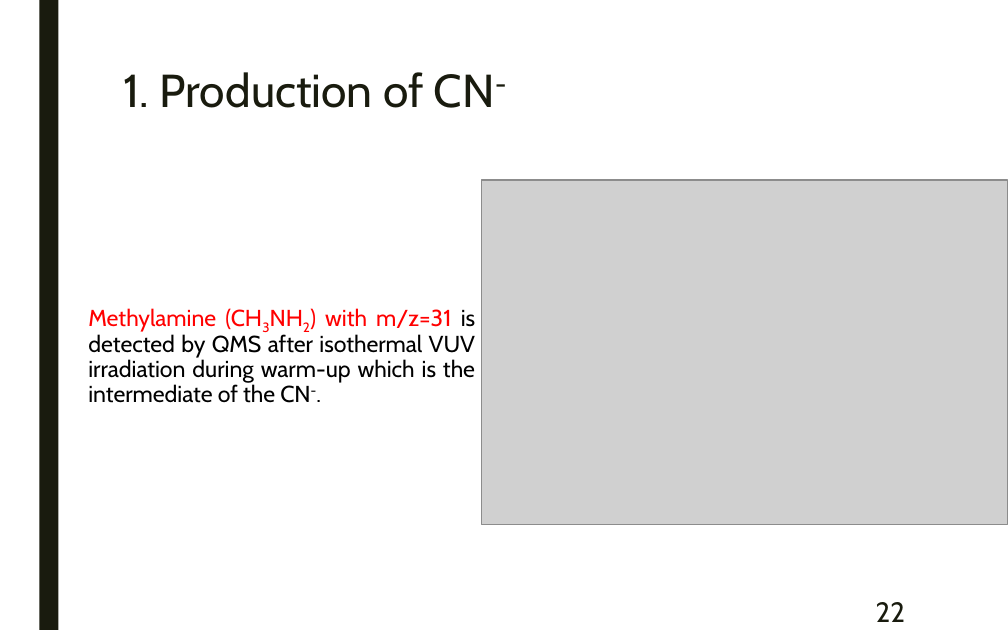
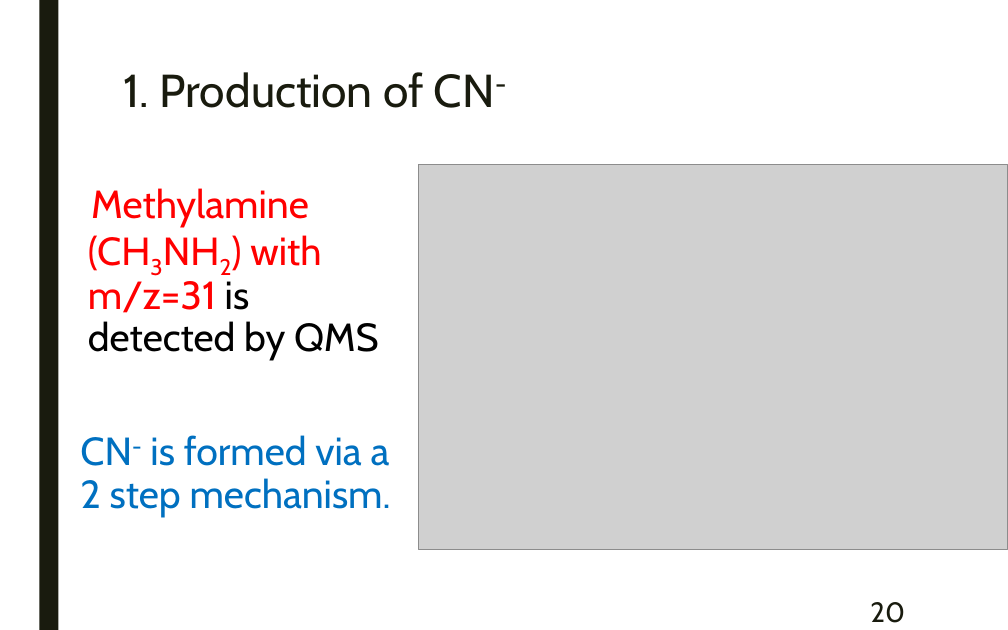
Before and after one commit to samuello1228/lily, a slide deck: slide 20 of doc/VUV and EUV irradiation of CH4 + NH3.pptx (slide 22 before the commit). Drawn at 1008x630 pixels with LibreOffice and Linux fonts; fonts in the diff are those of the drawing; grey boxes stand for pictures. Boxes give left, top, right and bottom in pixels: in the first picture for what was removed or moved away, otherwise in the second. Text is boxed around its words. In the diff, an @@ line names an element or a change of style, - is before the commit and + after.

```diff
--- a/doc/VUV and EUV irradiation of CH4 + NH3.pptx
+++ b/doc/VUV and EUV irradiation of CH4 + NH3.pptx
@@ picture: place and size @@
-picture at [481,180,1008,525]
+picture at [419,164,1008,549]
@@ text at [80,188,391,517]: text changed; size 16.5 to 28 pt; text colour #000000 to #0070C0 @@
-Methylamine (CH3NH2) with m/z=31 is detected by QMS after isothermal VUV irradiation during warm-up which is the intermediate of the CN-.
+  Methylamine (CH3NH2) with m/z=31 is detected by QMS
+CN- is formed via a 2 step mechanism.
@@ page number at [870,602,905,623]: text changed @@
-22
+20
```
Also in this commit, not shown: 23 other slides changed, 1 slide added, 5 slides removed, 1 other file.
